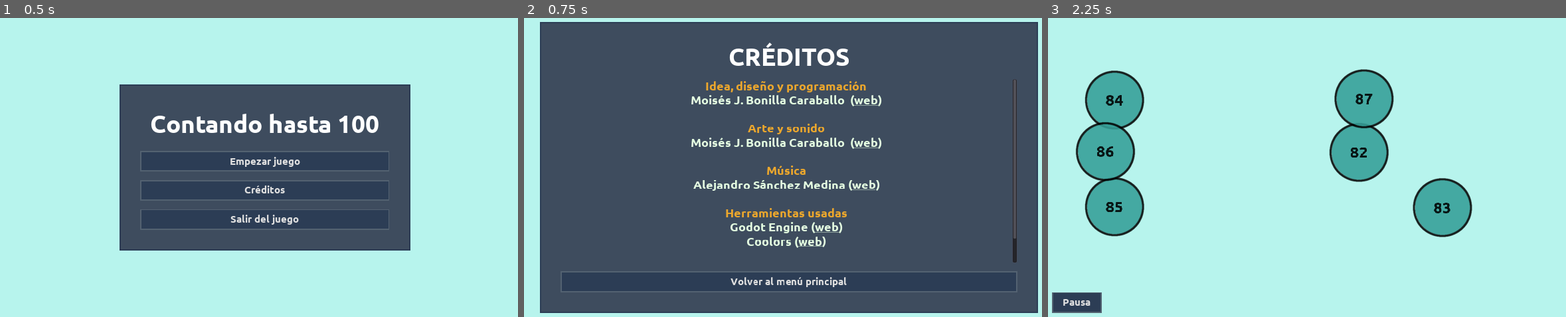
Above: before the commit, frames 1-3 (left to right).
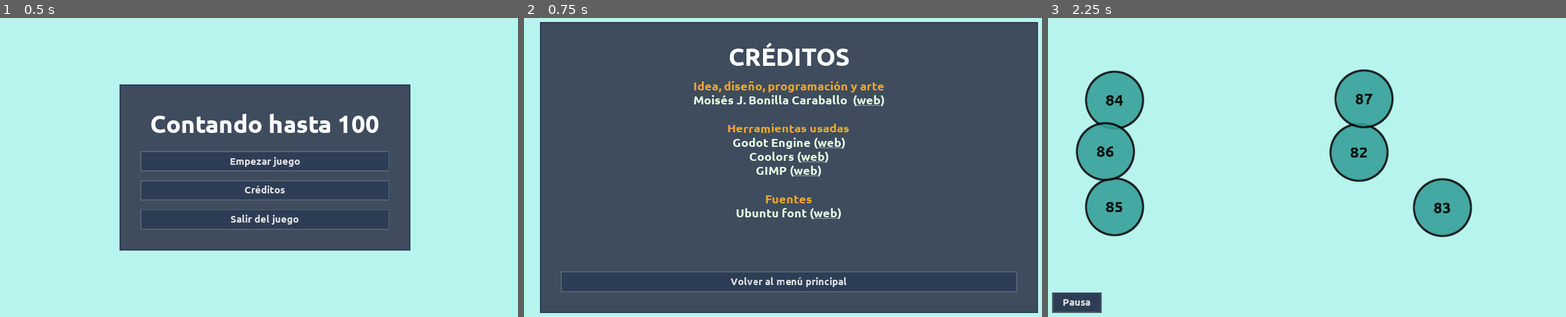
Above: after the commit, the same moments.

Repository: moisesjbc/contando-hasta-100
Game: Godot game, scene res://gui/main_menu/main_menu.tscn
Same seed, same stepped clock (60 frames per second), same inputs: the game is played once before the commit and once after it.
Inputs:
- Up to frame 1 (0.5 s): no input
- Up to frame 2 (0.75 s): click "Créditos" at 0.5 s
- Up to frame 3 (2.25 s): click "Volver al menú principal" at 1.25 s; click "Empezar juego" at 2 s

Frame 1 is identical in both runs. In frame 2, 4.4% of the frame differs, in the area x 32-96%, y 20-82%; in frame 3, nothing differs.

Commit message:
Adjust credits text

Diff:
--- a/godot-project/gui/credits_menu/credits_menu.tscn
+++ b/godot-project/gui/credits_menu/credits_menu.tscn
@@ -66,36 +66,28 @@
 size_flags_vertical = 3
 custom_fonts/normal_font = SubResource( 2 )
 bbcode_enabled = true
-bbcode_text = "[center][color=#ECA72C]Idea, diseño y programación[/color]
+bbcode_text = "[center][color=#ECA72C]Idea, diseño, programación y arte[/color]
 [color=#E4FDE1]Moisés J. Bonilla Caraballo  ([url=\"https://www.moisesjose.com/\"]web[/url])[/color]
 
-[color=#ECA72C]Arte y sonido[/color]
-[color=#E4FDE1]Moisés J. Bonilla Caraballo  ([url=\"https://moisesjose.com/\"]web[/url])[/color]
-
-[color=#ECA72C]Música[/color]
-[color=#E4FDE1]Alejandro Sánchez Medina ([url=\"https://github.com/alejandrosame\"]web[/url])[/color]
-[/center]
 [center][color=#ECA72C]Herramientas usadas[/color]
 [color=#E4FDE1]Godot Engine ([url=\"https://godotengine.org/\"]web[/url])[/color]
 [color=#E4FDE1]Coolors ([url=\"https://coolors.co/\"]web[/url])[/color]
+[color=#E4FDE1]GIMP ([url=\"https://www.gimp.org/\"]web[/url])[/color]
 
 [center][color=#ECA72C]Fuentes[/color]
-[color=#E4FDE1]Ubuntu font ([url=\"https://design.ubuntu.com/font/\"]web[/url])[/color]"
-text = "Idea, diseño y programación
+[color=#E4FDE1]Ubuntu font ([url=\"https://design.ubuntu.com/font/\"]web[/url])[/color]
+[/center]"
+text = "Idea, diseño, programación y arte
 Moisés J. Bonilla Caraballo  (web)
-
-Arte y sonido
-Moisés J. Bonilla Caraballo  (web)
-
-Música
-Alejandro Sánchez Medina (web)
 
 Herramientas usadas
 Godot Engine (web)
 Coolors (web)
+GIMP (web)
 
 Fuentes
-Ubuntu font (web)"
+Ubuntu font (web)
+"
 
 [node name="return_to_main_menu_button" parent="center_container/panel/margin_container/vbox_container" instance=ExtResource( 4 )]
 margin_top = 550.0
